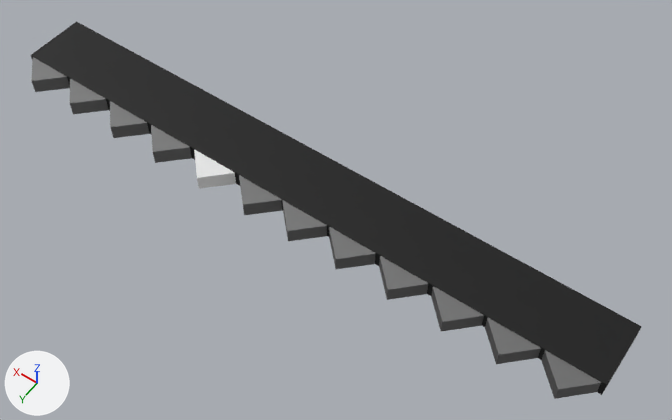
Two versions of the Blender file assets/models/saw/saw.blend, one commit apart.
One viewpoint serves both versions: a camera (50 mm lens) standing at (-2.74, 3.42, 5.26) and looking at (-0.31, 0.02, -0.09). Arrows for +X, +Y and +Z are at lower left; the lights stay in place.

Before the edit, the objects in view are built like this:
```python
ob_base = bpy.data.objects.new('base', me_cube)
ob_base.location = (0.018, 0.006, 0.0)
ob_base.scale = (3.53, 0.354, 0.0951)
ob_tooth = bpy.data.objects.new('tooth', me_cube_003)
ob_tooth.location = (0.619, 0.267, 0.0)
ob_tooth.rotation_euler = (0.0, 0.0, 0.785)  # degrees (0, 0, 45)
ob_tooth.scale = (0.138, 0.138, 0.0622)
ob_tooth_001 = bpy.data.objects.new('tooth.001', me_cube_004)
ob_tooth_001.location = (1.918, 0.267, 0.0)
ob_tooth_001.rotation_euler = (0.0, 0.0, 0.785)  # degrees (0, 0, 45)
ob_tooth_001.scale = (0.138, 0.138, 0.0622)
ob_tooth_002 = bpy.data.objects.new('tooth.002', me_cube_005)
ob_tooth_002.location = (1.483, 0.267, 0.0)
ob_tooth_002.rotation_euler = (0.0, 0.0, 0.785)  # degrees (0, 0, 45)
ob_tooth_002.scale = (0.138, 0.138, 0.0622)
ob_tooth_007 = bpy.data.objects.new('tooth.007', me_cube_010)
ob_tooth_007.location = (-1.044, 0.267, 0.0)
ob_tooth_007.rotation_euler = (0.0, 0.0, 0.785)  # degrees (0, 0, 45)
ob_tooth_007.scale = (0.138, 0.138, 0.0622)
ob_tooth_008 = bpy.data.objects.new('tooth.008', me_cube_011)
ob_tooth_008.location = (-1.468, 0.267, 0.0)
ob_tooth_008.rotation_euler = (0.0, 0.0, 0.785)  # degrees (0, 0, 45)
ob_tooth_008.scale = (0.138, 0.138, 0.0622)
ob_tooth_009 = bpy.data.objects.new('tooth.009', me_cube_012)
ob_tooth_009.location = (-2.3, 0.267, 0.0)
ob_tooth_009.rotation_euler = (0.0, 0.0, 0.785)  # degrees (0, 0, 45)
ob_tooth_009.scale = (0.138, 0.138, 0.0622)
ob_tooth_010 = bpy.data.objects.new('tooth.010', me_cube_013)
ob_tooth_010.location = (-1.884, 0.267, 0.0)
ob_tooth_010.rotation_euler = (0.0, 0.0, 0.785)  # degrees (0, 0, 45)
ob_tooth_010.scale = (0.138, 0.138, 0.0622)
ob_tooth_011 = bpy.data.objects.new('tooth.011', me_cube_014)
ob_tooth_011.location = (2.344, 0.267, 0.0)
ob_tooth_011.rotation_euler = (0.0, 0.0, 0.785)  # degrees (0, 0, 45)
ob_tooth_011.scale = (0.138, 0.138, 0.0622)
# also in view: 'tooth.006' at (-0.62, 0.27, 0.0); 'tooth.003' at (1.05, 0.27, 0.0); 'tooth.004' at (0.19, 0.27, 0.0); 'tooth.005' at (-0.21, 0.27, 0.0)
```
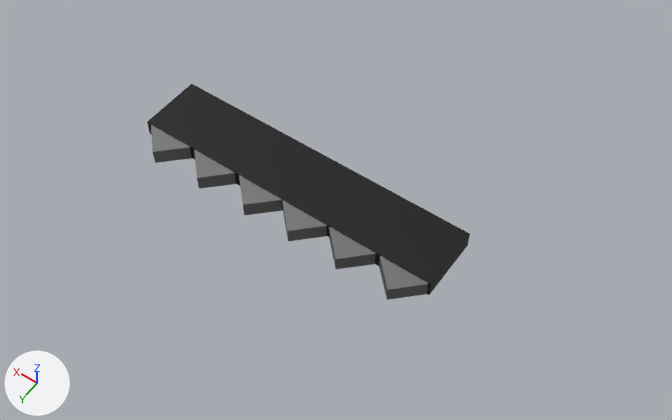
Commit message: Smaller saw

Changed parts and their boxes (x1, y1, x2, y2) in the pictures (672 x 420 px):
'base', rescaled (47% narrower, 43% shorter): before (31, 22, 642, 395); after (147, 84, 470, 295)
'tooth.009', deleted: before (541, 350, 601, 399)
'tooth.010', deleted: before (485, 318, 541, 364)
'tooth.008', deleted: before (431, 286, 484, 331)
'tooth', recoloured (white to grey): (194, 150, 236, 189) in both
'tooth.002', deleted: before (110, 101, 149, 138)
'tooth.001', deleted: before (70, 79, 109, 114)
'tooth.011', deleted: before (31, 57, 70, 92)

What the commit changed:
me_cube_003 has 8 vertices, 6 faces and spans x -1.0..1.0, y -1.0..1.0, z -1.0..1.0.
me_cube_003 now uses material mat_material_002 (grey #868686).
Object 'base' (ob_base) is rescaled from (3.53, 0.354, 0.0951) to (1.76, 0.354, 0.0951).
Object 'tooth.001' (ob_tooth_001) is deleted.
Object 'tooth.002' (ob_tooth_002) is deleted.
Object 'tooth.008' (ob_tooth_008) is deleted.
Object 'tooth.009' (ob_tooth_009) is deleted.
Object 'tooth.010' (ob_tooth_010) is deleted.
Object 'tooth.011' (ob_tooth_011) is deleted.
